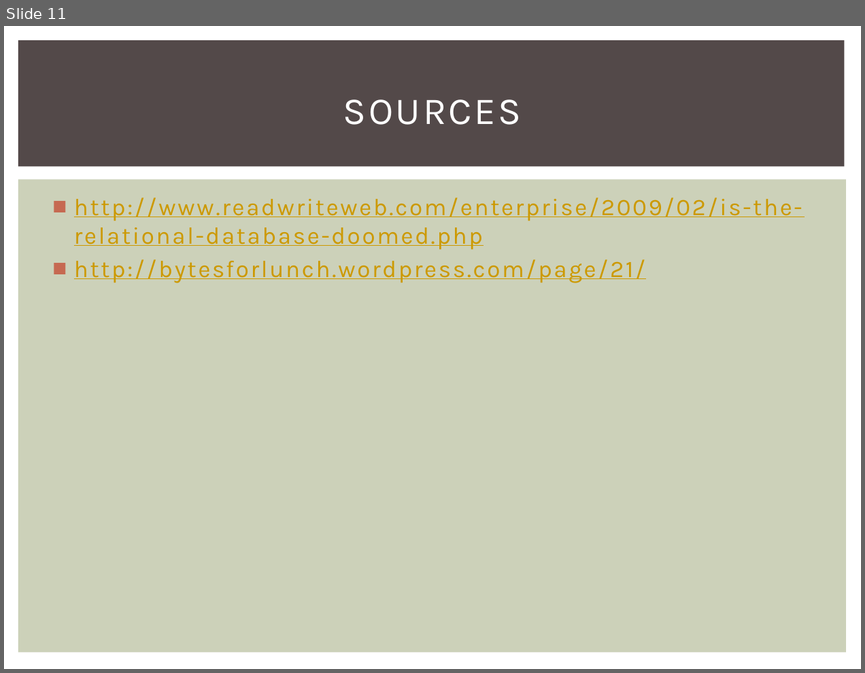
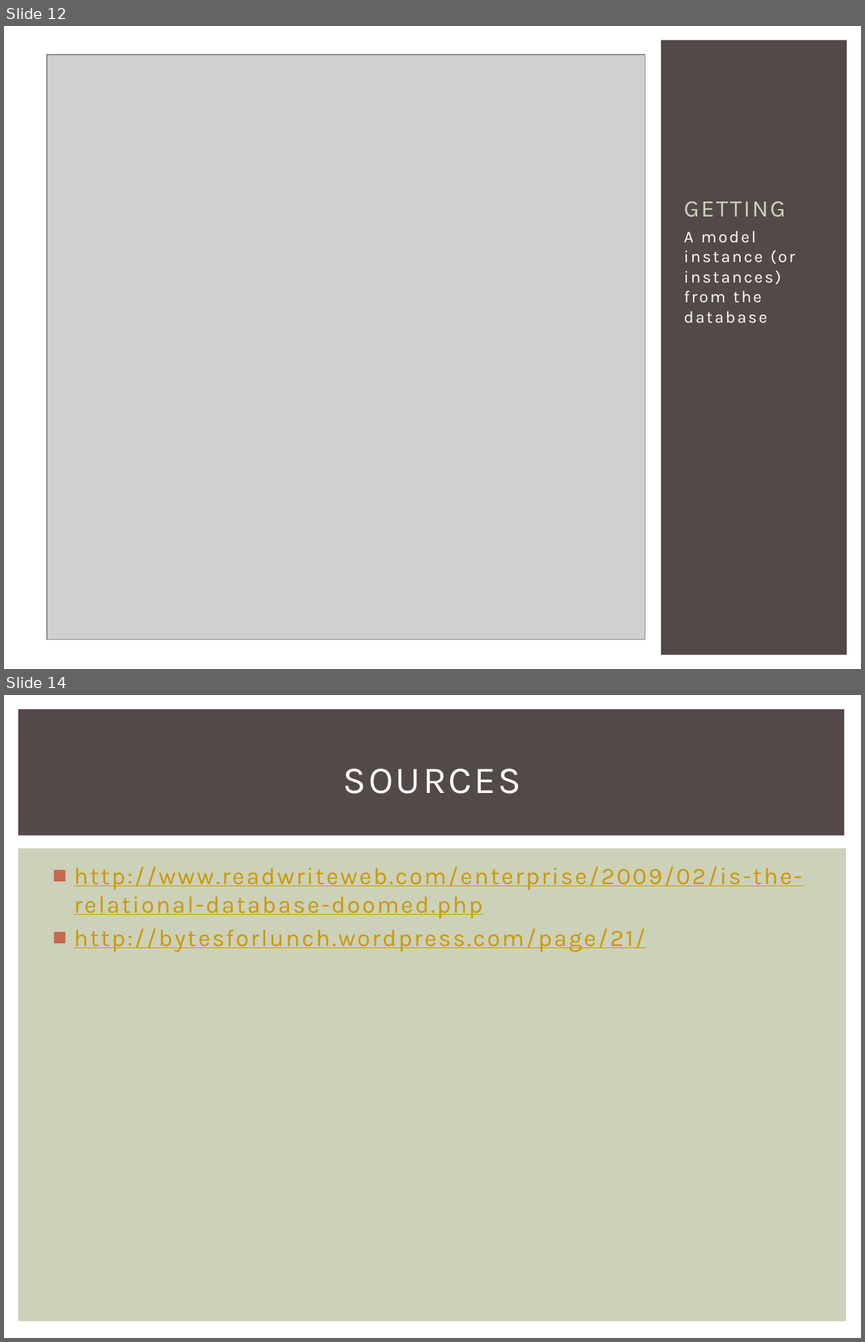
Before and after one commit to haaksmash/QUI, a slide deck: Project Plan/Non-Relational Database Language.pptx. Shown one above the other, each under a label of ours: slide 11 before the commit, slides 12 and 14 after it; the slides between them are not shown. The pictures are 865x673 and 865x1342 pixels, drawn with LibreOffice and Linux fonts; fonts in the diff are those of the drawing; grey boxes stand for pictures. Boxes give left, top, right and bottom in pixels: in the first picture for what was removed or moved away, otherwise in the second. Text is boxed around its words. In the diff, an @@ line names an element or a change of style, - is before the commit and + after.

```diff
--- a/Project Plan/Non-Relational Database Language.pptx
+++ b/Project Plan/Non-Relational Database Language.pptx
@@ slide 12 added at box(4, 26, 861, 669), background #534949 @@
@@ rectangle added at box(4, 26, 861, 669), fill #FFFFFF @@
@@ rectangle added at box(661, 40, 847, 655), fill #534949 @@
@@ picture added at box(47, 55, 645, 639) @@
@@ title added at box(684, 201, 785, 217), 20 pt, text #CCD1B9 @@
+GETTING
@@ text added at box(684, 231, 795, 323), 14 pt, text #FFFFFF @@
+A model instance (or instances) from the database
@@ what was slide 11 is now slide 14 @@
```
Also in this commit, not shown: 1 slide changed, 2 other slides added, 15 other files.
